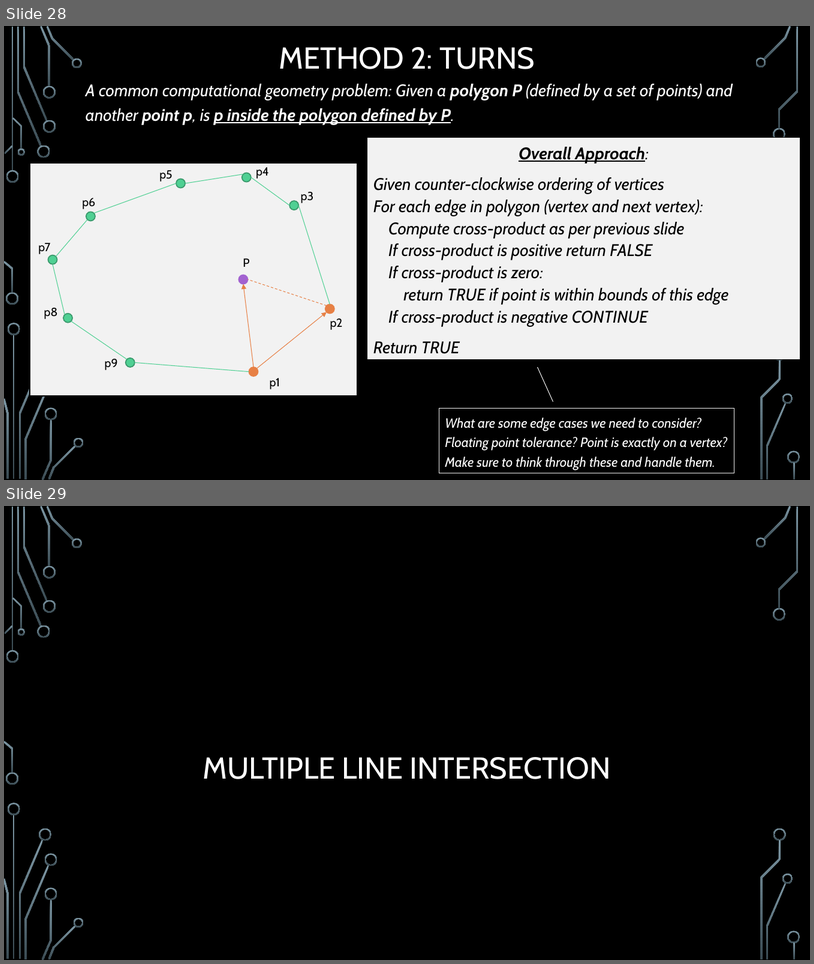
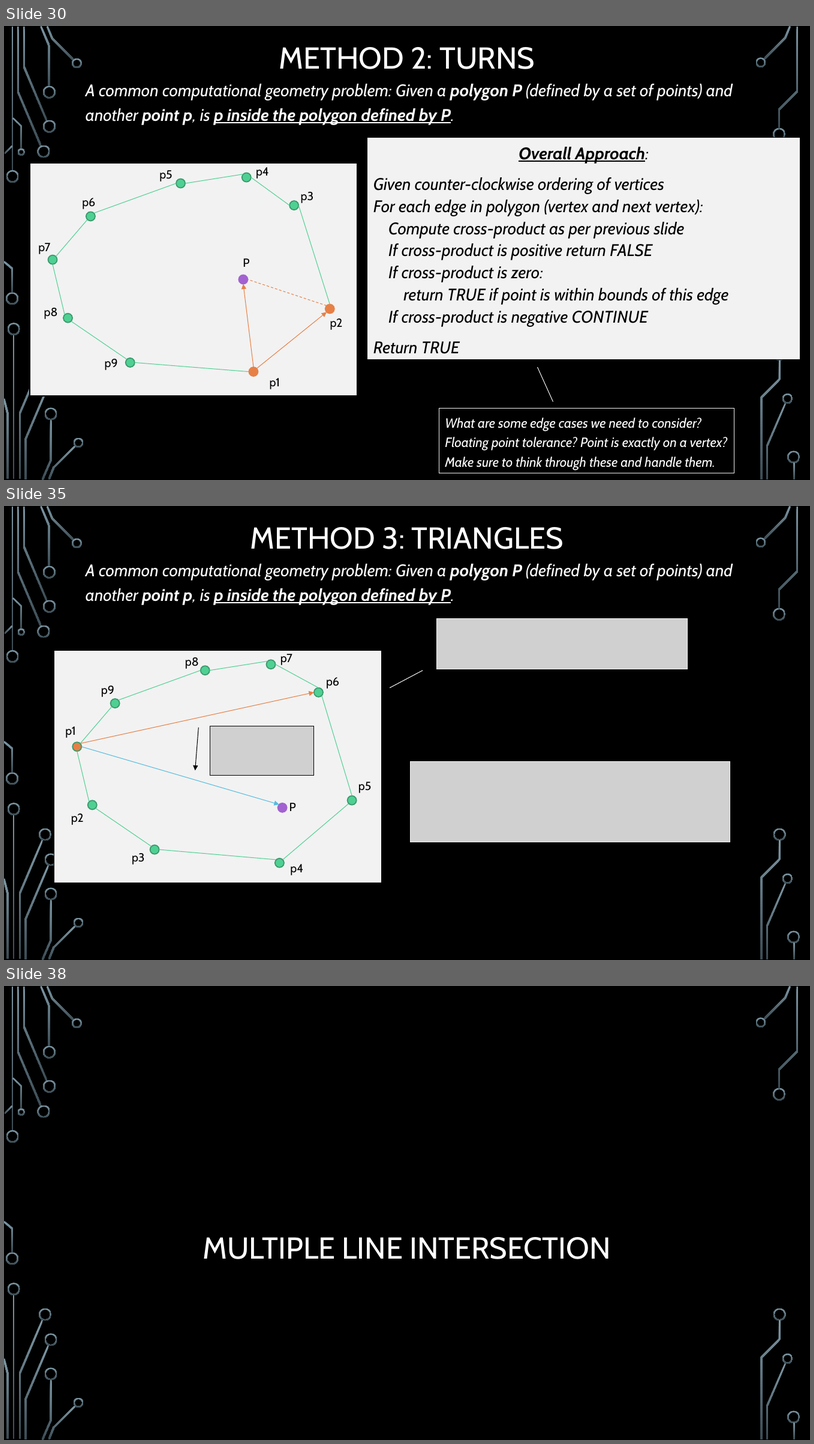
Before and after one commit to janiceeguo/advAlgo, a slide deck: slides/ComputationalGeom-part1-Intersections.pptx. Shown one above the other, each under a label of ours: slides 28 and 29 before the commit, slides 30, 35 and 38 after it; the slides between them are not shown. The pictures are 814x964 and 814x1444 pixels, drawn with LibreOffice and Linux fonts; fonts in the diff are those of the drawing; grey boxes stand for pictures; background and template pictures are left out. Boxes give left, top, right and bottom in pixels: in the first picture for what was removed or moved away, otherwise in the second. Text is boxed around its words. In the diff, an @@ line names an element or a change of style, - is before the commit and + after.

```diff
--- a/slides/ComputationalGeom-part1-Intersections.pptx
+++ b/slides/ComputationalGeom-part1-Intersections.pptx
@@ slide 35 added at bbox=[4, 506, 810, 960], background picture (left out); not listed: 36 template elements that a slide beside it also shows @@
@@ title added at bbox=[251, 527, 564, 549], 36 pt, text #FFFFFF @@
+METHOD 3: TRIANGLES
@@ text added at bbox=[86, 564, 733, 604], 20 pt, text #FFFFFF, italic @@
+A common computational geometry problem: Given a polygon P (defined by a set of points) and another point p, is p inside the polygon defined by P.
@@ picture added at bbox=[437, 619, 687, 669] @@
@@ line added from (423, 670) to (390, 687), #F2F2F2 0.75 pt @@
@@ arrow added from (199, 727) to (195, 771), #000000 0.75 pt @@
@@ picture added at bbox=[210, 726, 314, 775] @@
@@ group added at bbox=[54, 650, 382, 883]: 10 ellipses, 10 texts, 9 lines, 2 arrows, 1 rectangle @@
+p1
+p2
+p3
+p4
+p5
+p6
+p7
+p8
+p9
+P
@@ picture added at bbox=[411, 761, 731, 843] @@
@@ what was slide 28 is now slide 30 @@
@@ what was slide 29 is now slide 38 @@
```
Also in this commit, not shown: 8 other slides added, 7 other files.
